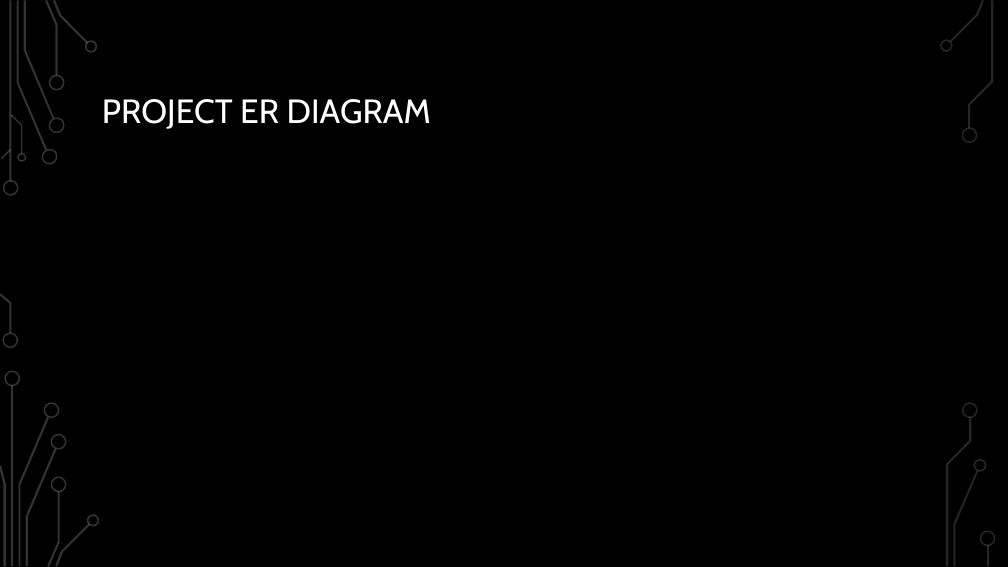
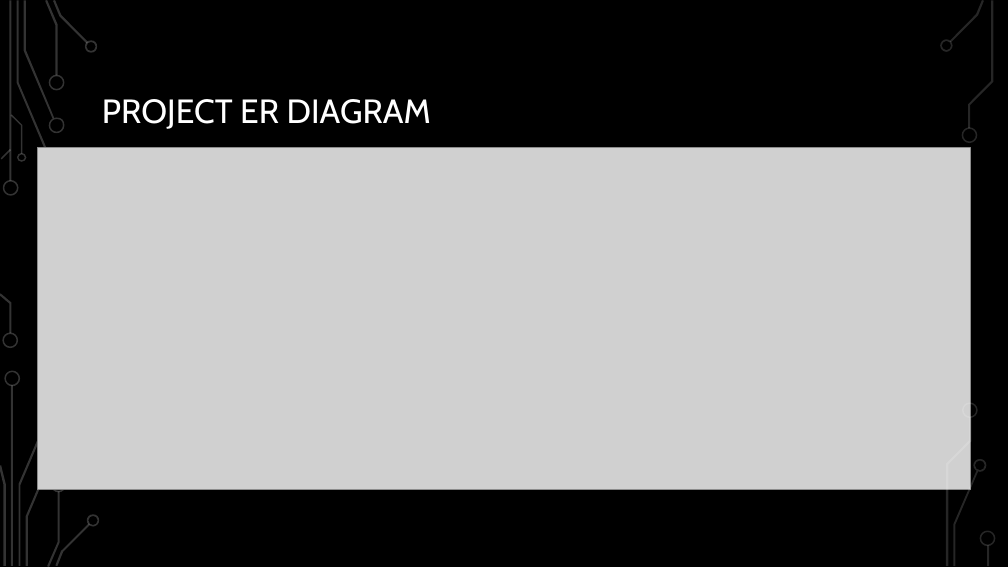
Before and after one commit to cylissama/dbms_project, a slide deck: slide 4 of DBMS_PROJECT.pptx. Drawn at 1008x567 pixels with LibreOffice and Linux fonts; fonts in the diff are those of the drawing; grey boxes stand for pictures; background and template pictures are left out. Boxes give left, top, right and bottom in pixels: in the first picture for what was removed or moved away, otherwise in the second. Text is boxed around its words. In the diff, an @@ line names an element or a change of style, - is before the commit and + after.

Commit message:
updated powerpoint, added ER diagram

```diff
--- a/DBMS_PROJECT.pptx
+++ b/DBMS_PROJECT.pptx
@@ picture added at box(38, 148, 971, 489) @@
@@ freeform shape removed at box(44, 402, 60, 418) @@
@@ freeform shape removed at box(51, 434, 67, 450) @@
```
Also in this commit, not shown: 2 other slides changed, 2 slides added, 5 other files.
